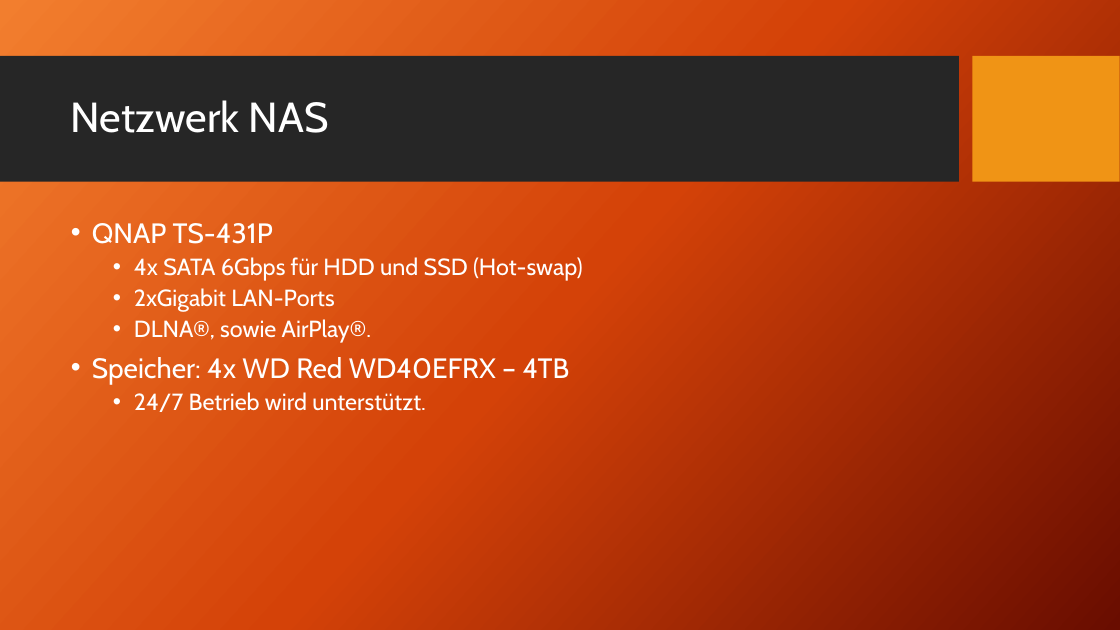
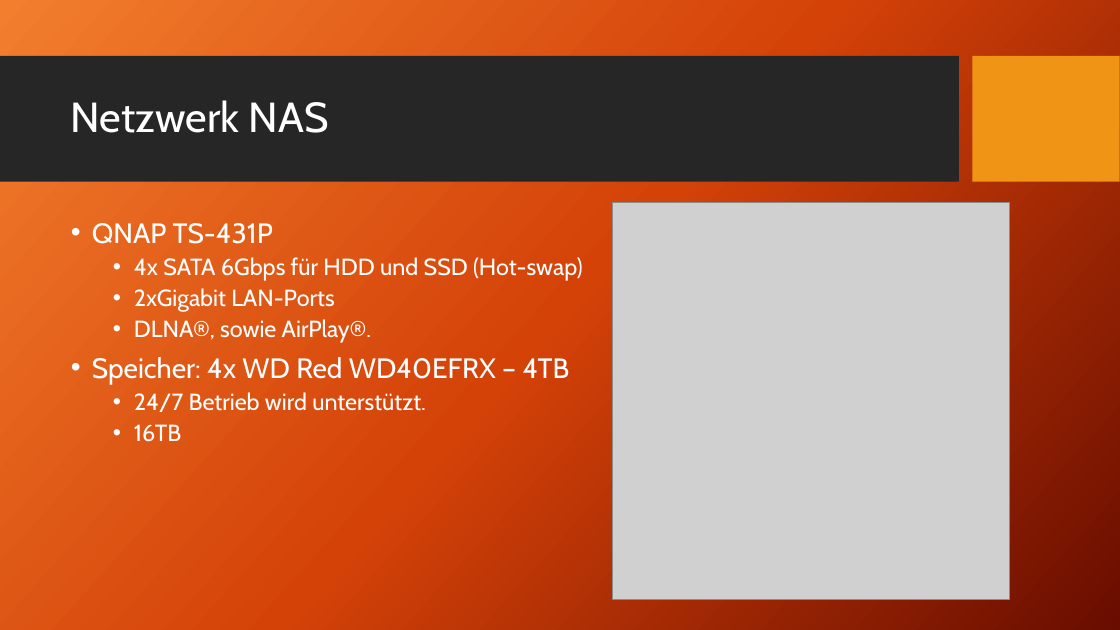
Before and after one commit to HaJaReDeluxe/mintBerryCrunchGames, a slide deck: slide 12 of Angebot für mintBerryCrunchGames GmbH Final.pptx. Drawn at 1120x630 pixels with LibreOffice and Linux fonts; fonts in the diff are those of the drawing; grey boxes stand for pictures; background and template pictures are left out. Boxes give left, top, right and bottom in pixels: in the first picture for what was removed or moved away, otherwise in the second. Text is boxed around its words. In the diff, an @@ line names an element or a change of style, - is before the commit and + after.

```diff
--- a/Angebot für mintBerryCrunchGames GmbH Final.pptx
+++ b/Angebot für mintBerryCrunchGames GmbH Final.pptx
@@ picture added at (613, 202, 1009, 599) @@
@@ text at (134, 424, 181, 442): paragraph added @@
+  • 16TB
```
Also in this commit, not shown: 9 other slides changed, 9 slides added, 1 slide removed.
